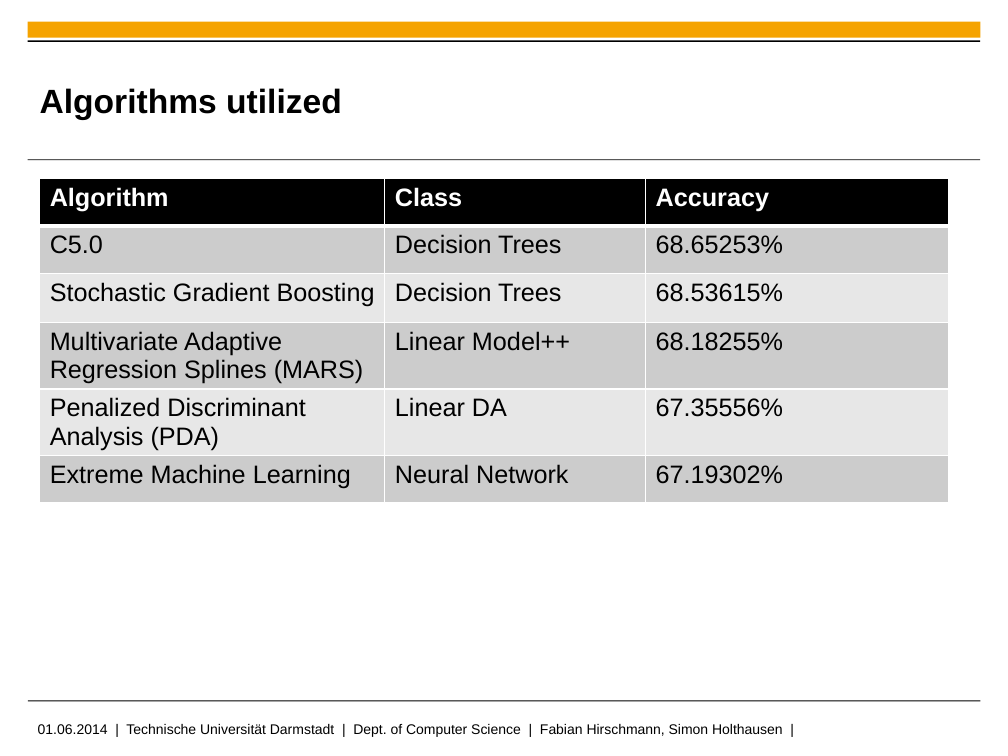
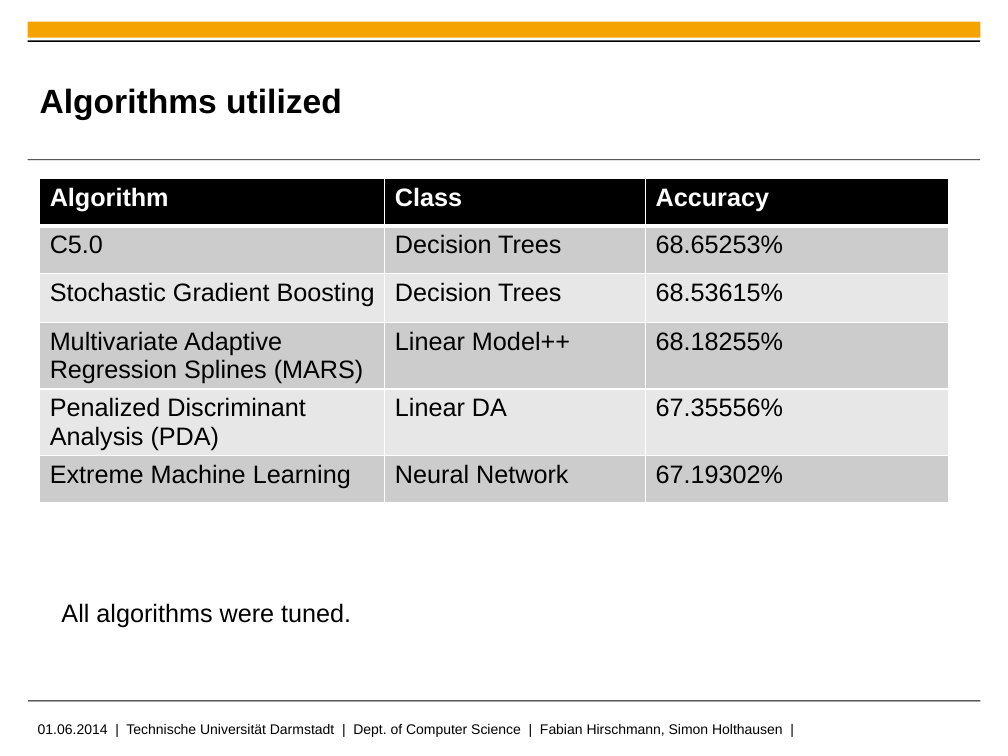
Before and after one commit to fhirschmann/ml_dmc2014, a slide deck: slide 5 of doc/pres-prudsys.pptx. Drawn at 1008x756 pixels with LibreOffice and Linux fonts; fonts in the diff are those of the drawing; background and template pictures are left out. Boxes give left, top, right and bottom in pixels: in the first picture for what was removed or moved away, otherwise in the second. Text is boxed around its words. In the diff, an @@ line names an element or a change of style, - is before the commit and + after.

Commit message:
update pres

```diff
--- a/doc/pres-prudsys.pptx
+++ b/doc/pres-prudsys.pptx
@@ text added at <box>61,603,351,628</box>, 18 pt, text #000000 @@
+All algorithms were tuned.
```
